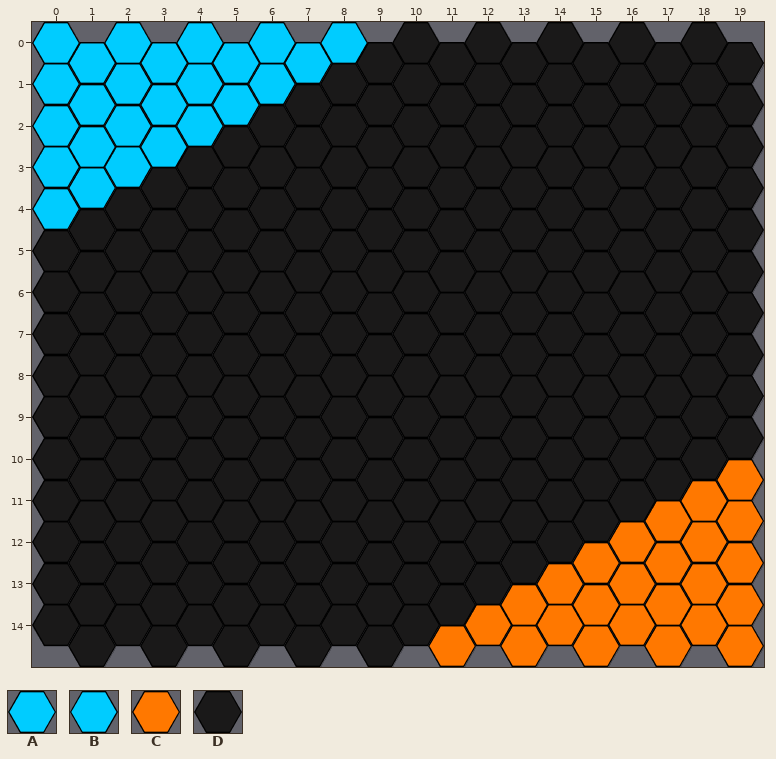
A Tiled map gets an edit: core/assets/worlds/g1_World1.tmx. The picture above was drawn from the file before the commit.
Cells are 256x222 px. Hexagonal. Every second column is shifted by half a cell. Shown: x 0..19, y 0..14.
Key: from "hex": A 0 "hex_blue", B 0 turned 180 "hex_blue", C 1 "hex_orange", D 2 "hex_neutral".
_ is an empty cell.
Layer "background" before, first column x 0:
 0 AAAAAAAAADDDDDDDDDDD
 1 AAAABBBDDDDDDDDDDDDD
 2 AABBBDDDDDDDDDDDDDDD
 3 AABDDDDDDDDDDDDDDDDD
 4 ADDDDDDDDDDDDDDDDDDD
 5 DDDDDDDDDDDDDDDDDDDD
 6 DDDDDDDDDDDDDDDDDDDD
 7 DDDDDDDDDDDDDDDDDDDD
 8 DDDDDDDDDDDDDDDDDDDD
 9 DDDDDDDDDDDDDDDDDDDD
10 DDDDDDDDDDDDDDDDDDDC
11 DDDDDDDDDDDDDDDDDCCC
12 DDDDDDDDDDDDDDDCCCCC
13 DDDDDDDDDDDDDCCCCCCC
14 DDDDDDDDDDDCCCCCCCCC
The result:
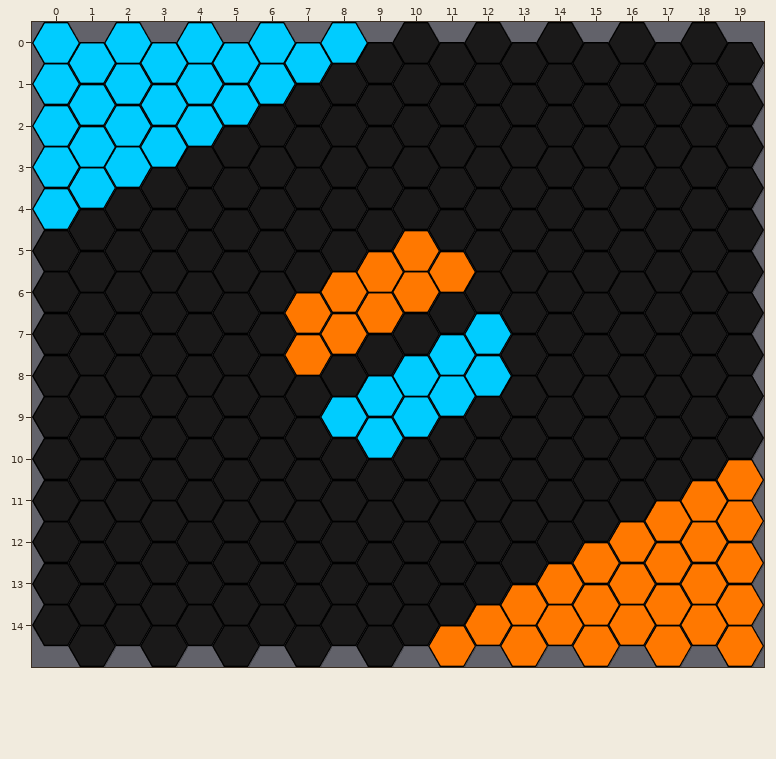
What changed:
{"where": "layer \"background\""}
{"y":5,"x":9,"old":"DDD","new":"CCC"}
{"y":6,"x":7,"old":"DDDD","new":"CCCC"}
{"y":7,"x":7,"old":"DD","new":"CC"}
{"y":7,"x":11,"old":"DD","new":"AA"}
{"y":8,"x":9,"old":"DDDD","new":"AAAA"}
{"y":9,"x":8,"old":"DDD","new":"AAA"}
{"label":"changed","picture_box":[285,231,511,458]}
